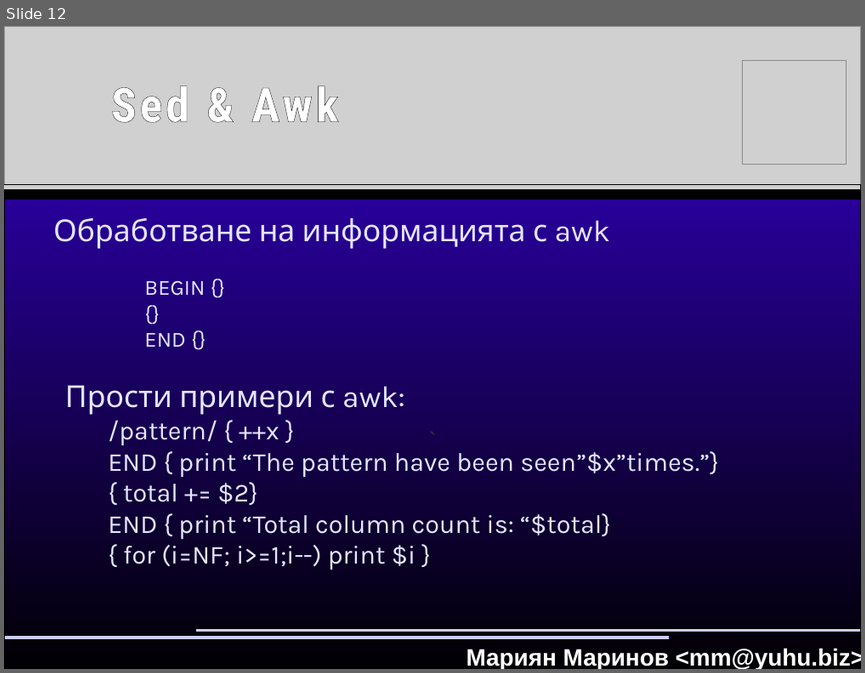
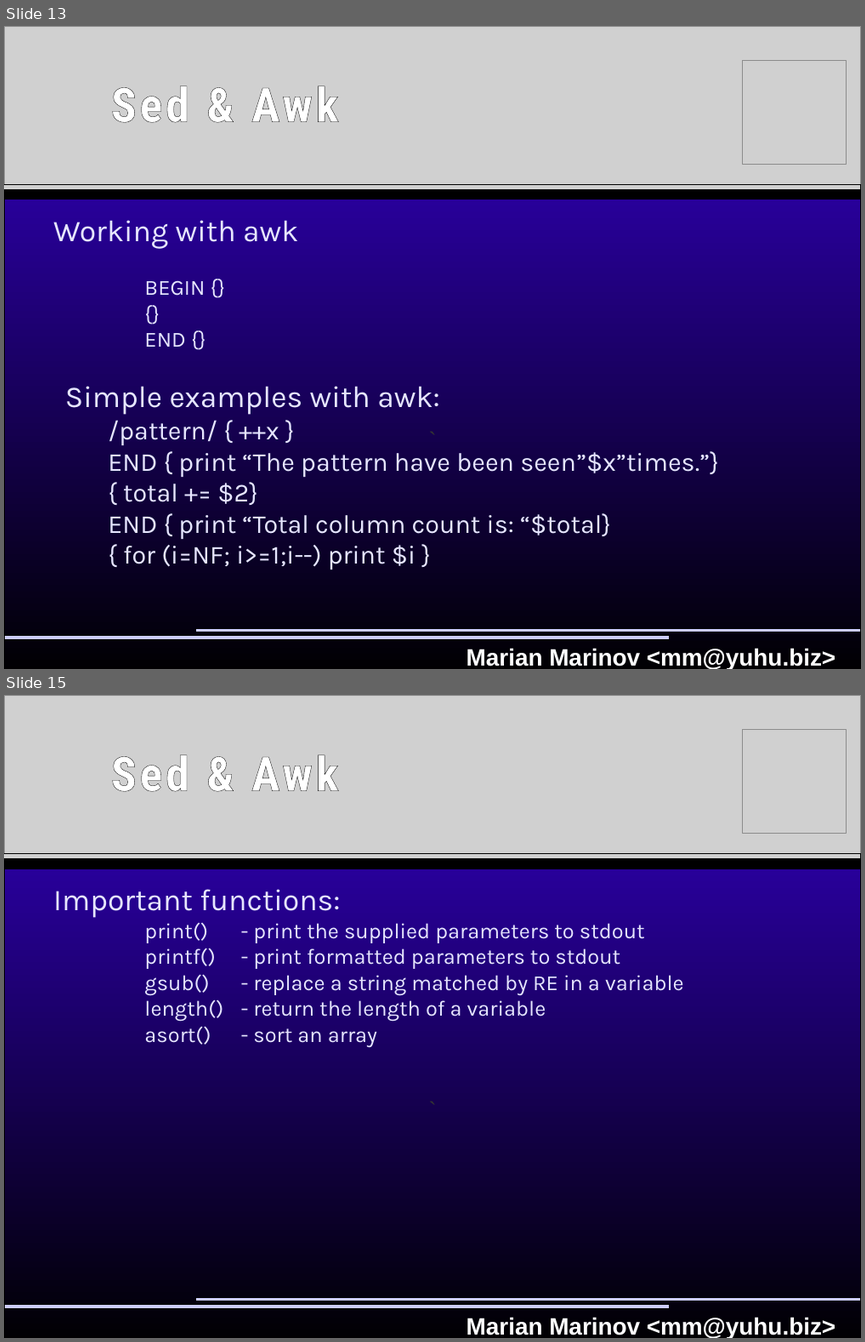
Before and after one commit to hackman/linux-sysadmin-course, a slide deck: presentations/Sed_and_awk.odp. Shown one above the other, each under a label of ours: slide 12 before the commit, slides 13 and 15 after it; the slides between them are not shown. The pictures are 865x673 and 865x1342 pixels, drawn with LibreOffice and Linux fonts; fonts in the diff are those of the drawing; grey boxes stand for pictures. Boxes give left, top, right and bottom in pixels: in the first picture for what was removed or moved away, otherwise in the second. Text is boxed around its words. In the diff, an @@ line names an element or a change of style, - is before the commit and + after.

```diff
--- a/presentations/Sed_and_awk.odp
+++ b/presentations/Sed_and_awk.odp
@@ slide 15 added at (4, 695, 861, 1338), background #000000; not listed: 2 template elements that a slide beside it also shows @@
@@ picture added at (4, 695, 861, 855) @@
@@ picture added at (743, 729, 846, 833) @@
@@ title added at (111, 755, 338, 792), 44 pt, text #FFFFFF, bold @@
+Sed & Awk
@@ rectangle added at (4, 869, 861, 1338), fill gradient #280099 to #000000, outline #000000 0 pt, 22 pt, text #333333 @@
+`
@@ picture added at (4, 854, 861, 858) @@
@@ text added at (53, 889, 684, 1047), 20 pt, text #E6E6FF @@
+Important functions:
+print() - print the supplied parameters to stdout
+printf() - print formatted parameters to stdout
+gsub() - replace a string matched by RE in a variable
+length() - return the length of a variable
+asort() - sort an array
@@ rectangle added at (4, 1304, 670, 1309), fill #CCCCFF, outline #000000 0 pt @@
@@ rectangle added at (195, 1298, 861, 1301), fill #CCCCFF, outline #000000 0 pt @@
@@ text added at (466, 1316, 835, 1338), 22 pt, text #FFFFFF, bold @@
+Marian Marinov <mm@yuhu.biz>
@@ what was slide 12 is now slide 13 @@
@@ slide 13 changed as well @@
@@ text at (53, 220, 298, 249): text changed @@
-Обработване на информацията с awk
+Working with awk
@@ text at (65, 386, 440, 414): text changed @@
-Прости примери с awk:
+Simple examples with awk:
@@ text at (466, 647, 835, 669): text changed @@
-Мариян Маринов <mm@yuhu.biz>
+Marian Marinov <mm@yuhu.biz>
```
Also in this commit, not shown: 6 other slides changed, 7 other slides added, 6 slides removed.
